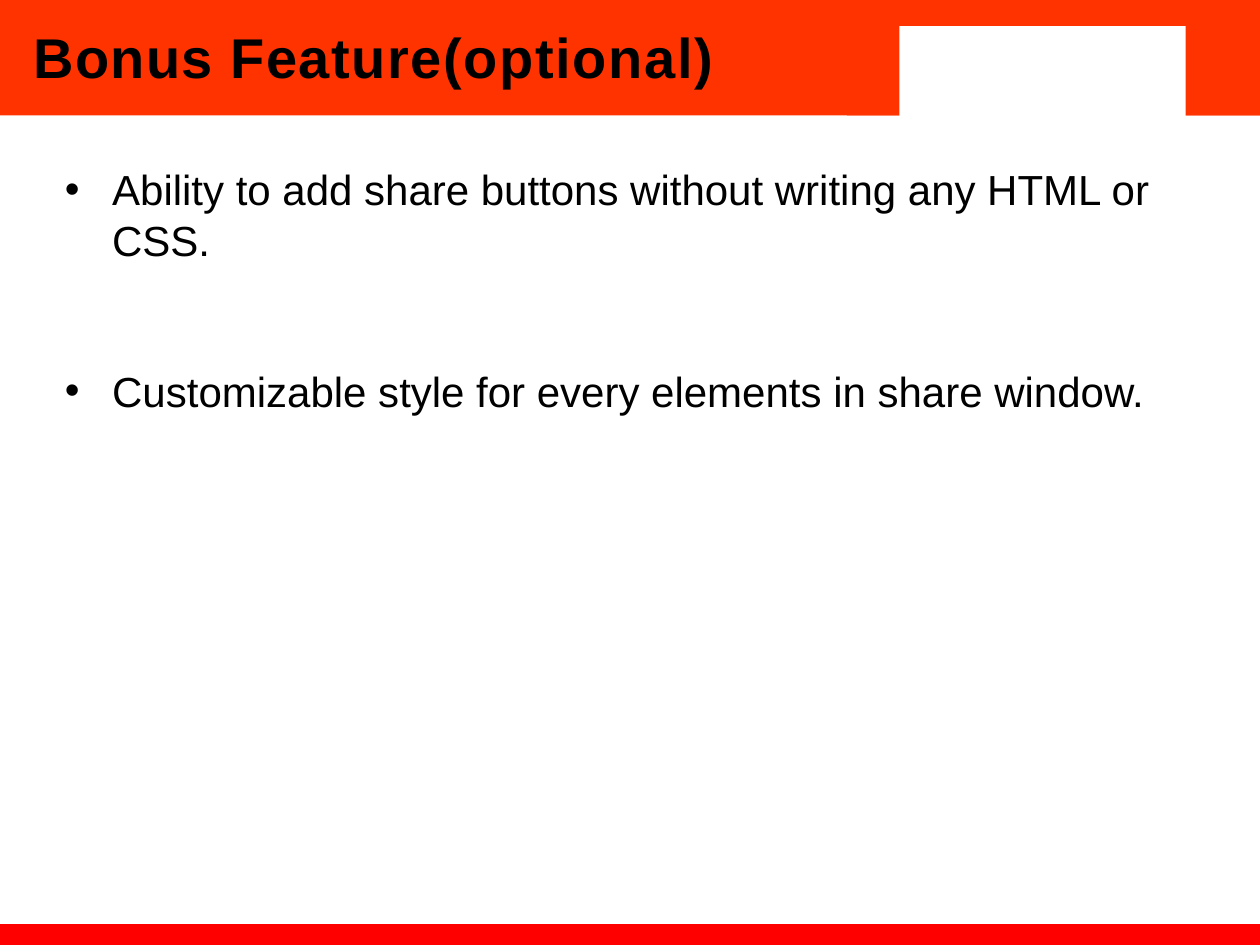
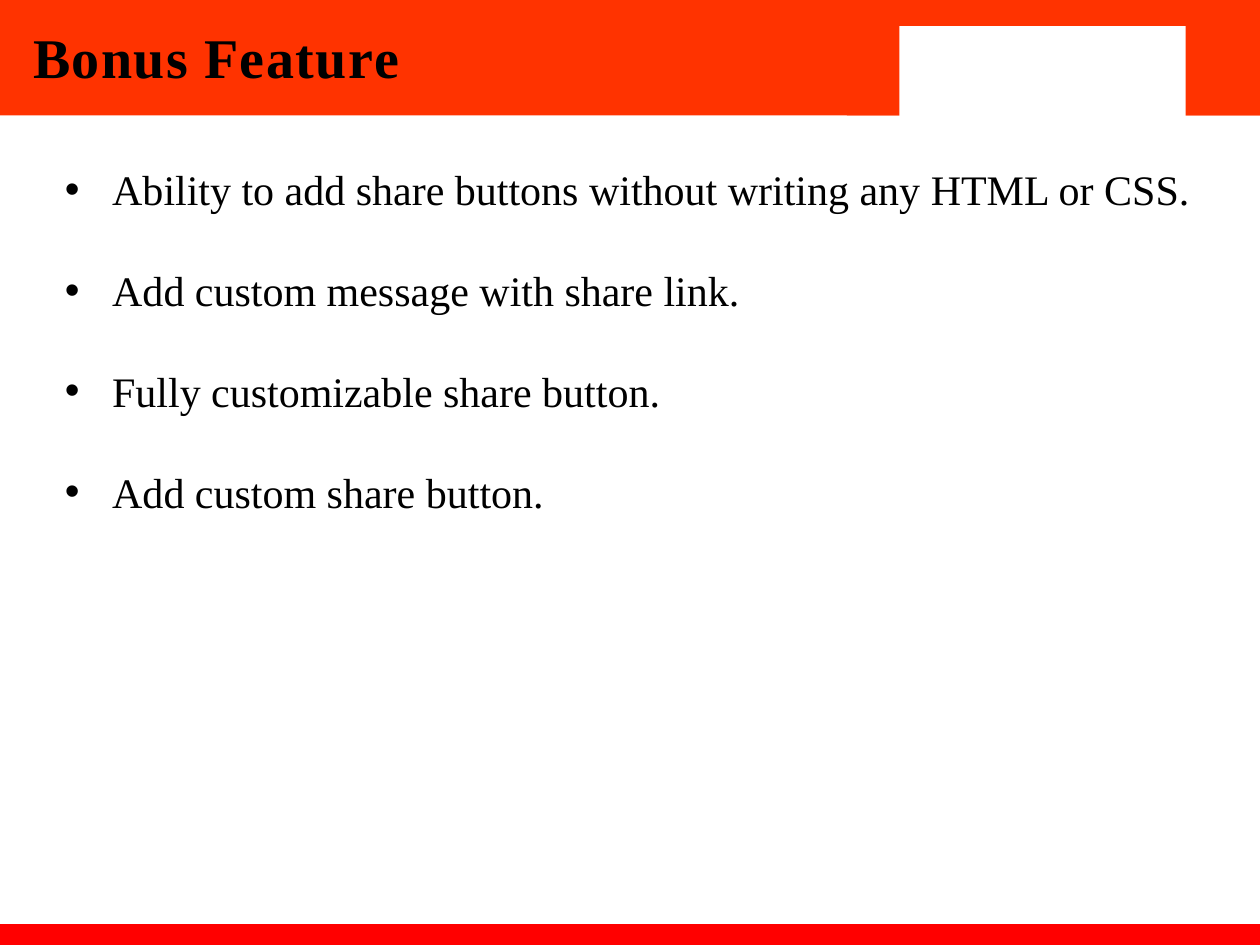
Before and after one commit to suk9669/fee-project, a slide deck: slide 9 of FEE_PPT(2210990869,70,71,72).pptx (slide 8 before the commit). Drawn at 1260x945 pixels with LibreOffice and Linux fonts; fonts in the diff are those of the drawing; background and template pictures are left out. Boxes give left, top, right and bottom in pixels: in the first picture for what was removed or moved away, otherwise in the second. Text is boxed around its words. In the diff, an @@ line names an element or a change of style, - is before the commit and + after.

```diff
--- a/FEE_PPT(2210990869,70,71,72).pptx
+++ b/FEE_PPT(2210990869,70,71,72).pptx
@@ title at [33,41,399,79]: text changed; font Arial to Times New Roman @@
-Bonus Feature(optional)
+Bonus Feature
@@ text at [112,176,1189,214]: font Arial to Times New Roman in "Ability to add share buttons without writing ..." @@
@@ text at [112,277,740,509]: text changed; font Arial to Times New Roman @@
-• Customizable style for every elements in share window.
+• Add custom message with share link.
+• Fully customizable share button.
+• Add custom share button.
```
Also in this commit, not shown: 8 other slides changed, 7 slides added, 1 slide removed, 5 other files.
